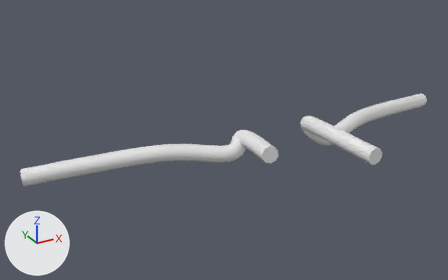
A saved change to the glTF model dist/assets/spine/sp_root_t6.glb.
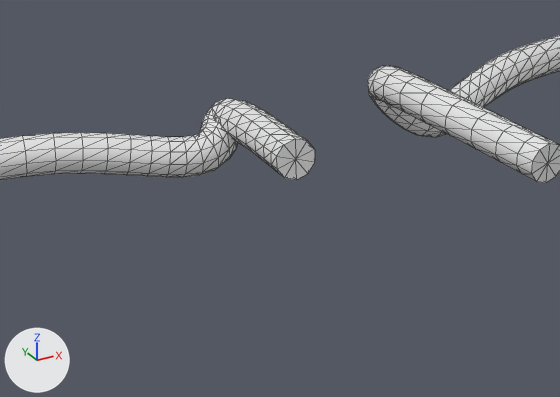
Each version is shown whole from a camera (50 mm lens) standing at (-74.0, -398.9, -4.6) and looking at (-24.2, -308.2, -50.0), then close up on the part from 33% to 85% of the width and 32% to 91% of the height. Arrows for +X, +Y and +Z are at lower left; the lights stay in place. The older version's two pictures come first. The close-ups show mesh edges as thin lines. Where no turn or scale is listed for an object, it has been applied to the vertices. Vertices at exactly the same position are counted once.

The first close-up shows 'L', 'R'.
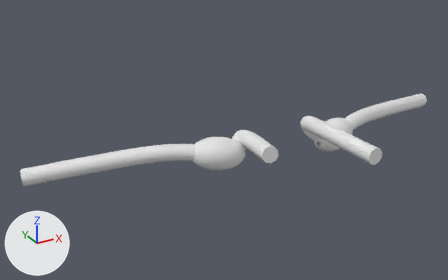
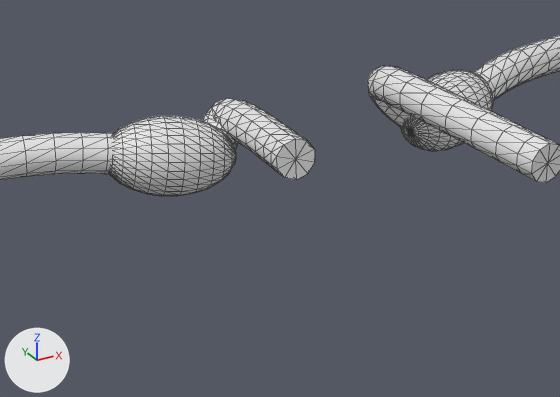
Where the newer file only moved an object's origin or applied its transform, the numbers keep the older frame.

Where the change shows, as pixel boxes (x1, y1, x2, y2) in the close-ups (560 x 397 px):
'L', reshaped
    before: (0, 98, 315, 180)
    after: (0, 98, 315, 196)
part 1 of me_l, added
    after: (110, 116, 236, 196)
part 2 of me_r, added
    after: (400, 70, 493, 151)

Edits to the bpy script that builds the scene:
```text
Change me_l:
    used by ob_l; location = (-39.57, -310.49, -50.14)
    remove me_l.from_pydata(...)  # 332 vertices, 660 faces; spans x -19.6..19.6, y -11.1..11.1, z -3.7..3.7
    add me_l.from_pydata(...)  # 670 vertices, 1332 faces; spans x -19.6..19.6, y -11.1..11.1, z -3.9..3.7
    me_l part 1: a new loose piece of 338 vertices spanning x 7.9..17.5, y -3.5..3.0, z -3.9..2.1
Change me_r:
    used by ob_r; location = (11.25, -315.1, -51.16)
    remove me_r.from_pydata(...)  # 332 vertices, 660 faces; spans x -19.8..19.8, y -13.9..13.9, z -4.0..4.0
    add me_r.from_pydata(...)  # 670 vertices, 1332 faces; spans x -19.8..19.8, y -13.9..13.9, z -4.2..4.0
    me_r part 2: a new loose piece of 338 vertices spanning x -17.6..-8.0, y 0.5..6.9, z -4.2..1.8
```
